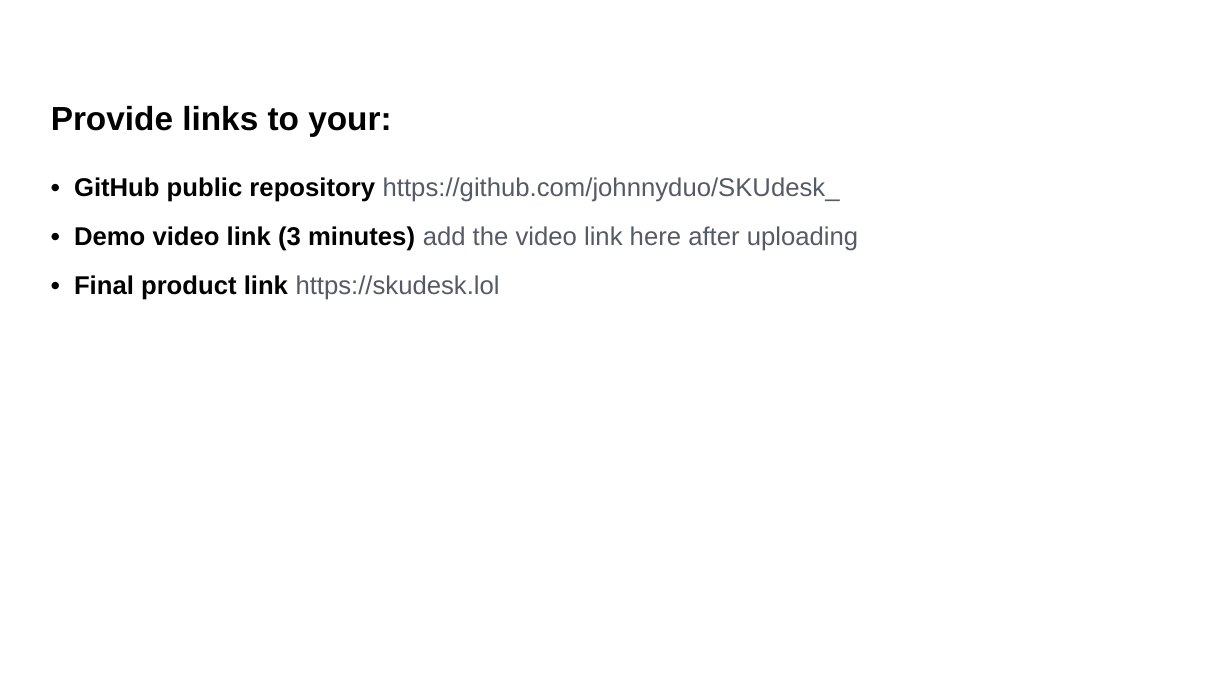
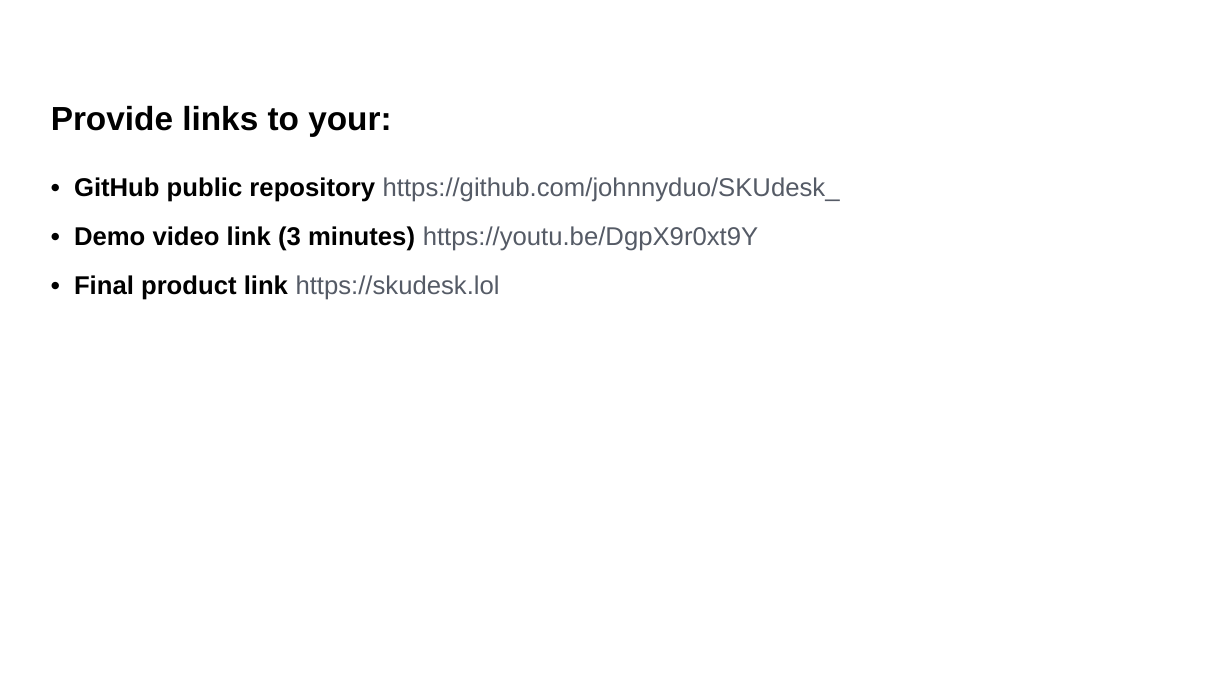
Before and after one commit to johnnyduo/SKUdesk_, a slide deck: slide 11 of submission/SKUdesk-AI-Builder-Cup.pptx. Drawn at 1232x693 pixels with LibreOffice and Linux fonts; fonts in the diff are those of the drawing; background and template pictures are left out. Boxes give left, top, right and bottom in pixels: in the first picture for what was removed or moved away, otherwise in the second. Text is boxed around its words. In the diff, an @@ line names an element or a change of style, - is before the commit and + after.

Commit message:
Slides: demo video link

```diff
--- a/submission/SKUdesk-AI-Builder-Cup.pptx
+++ b/submission/SKUdesk-AI-Builder-Cup.pptx
@@ text at bbox=[74, 226, 758, 251]: text changed @@
-• Demo video link (3 minutes) add the video link here after uploading
+• Demo video link (3 minutes) https://youtu.be/DgpX9r0xt9Y
```
Also in this commit, not shown: 1 other file.
